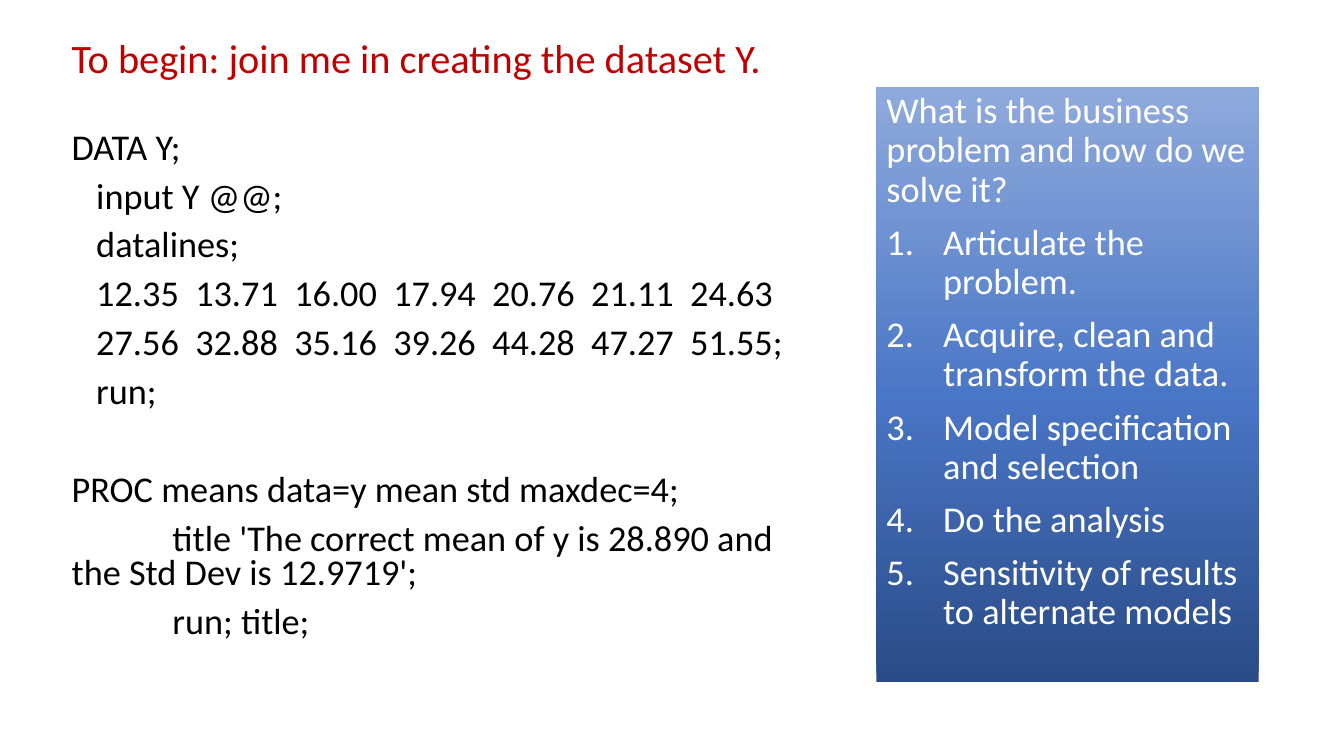
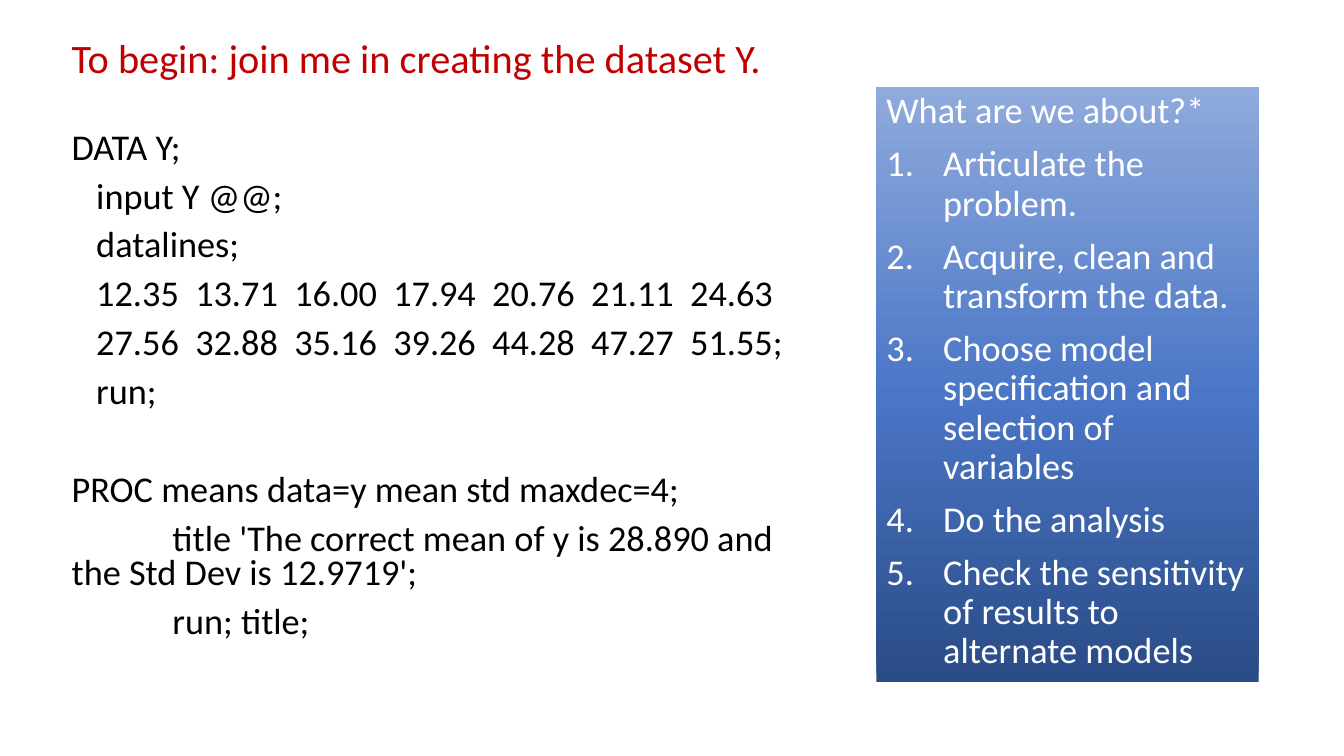
Before and after one commit to campnmug/Model_selection_and_inference, a slide deck: slide 3 of SCSUG 2019 Presentation deck - Do you know when your data is lying to you- Regression HOW.pptx (slide 2 before the commit). Drawn at 1344x756 pixels with LibreOffice and Linux fonts; fonts in the diff are those of the drawing. Boxes give left, top, right and bottom in pixels: in the first picture for what was removed or moved away, otherwise in the second. Text is boxed around its words. In the diff, an @@ line names an element or a change of style, - is before the commit and + after.

```diff
--- a/SCSUG 2019 Presentation deck - Do you know when your data is lying to you- Regression HOW.pptx
+++ b/SCSUG 2019 Presentation deck - Do you know when your data is lying to you- Regression HOW.pptx
@@ text at (886, 97, 1205, 123): text changed @@
-What is the business problem and how do we solve it?
+What are we about?*
@@ text at (943, 336, 1191, 480): text changed @@
-3. Model specification and selection
+3. Choose model specification and selection of variables
@@ text at (943, 560, 1244, 664): text changed @@
-5. Sensitivity of results to alternate models
+5. Check the sensitivity of results to alternate models
```
Also in this commit, not shown: 13 other slides changed, 3 slides added, 1 slide removed.
